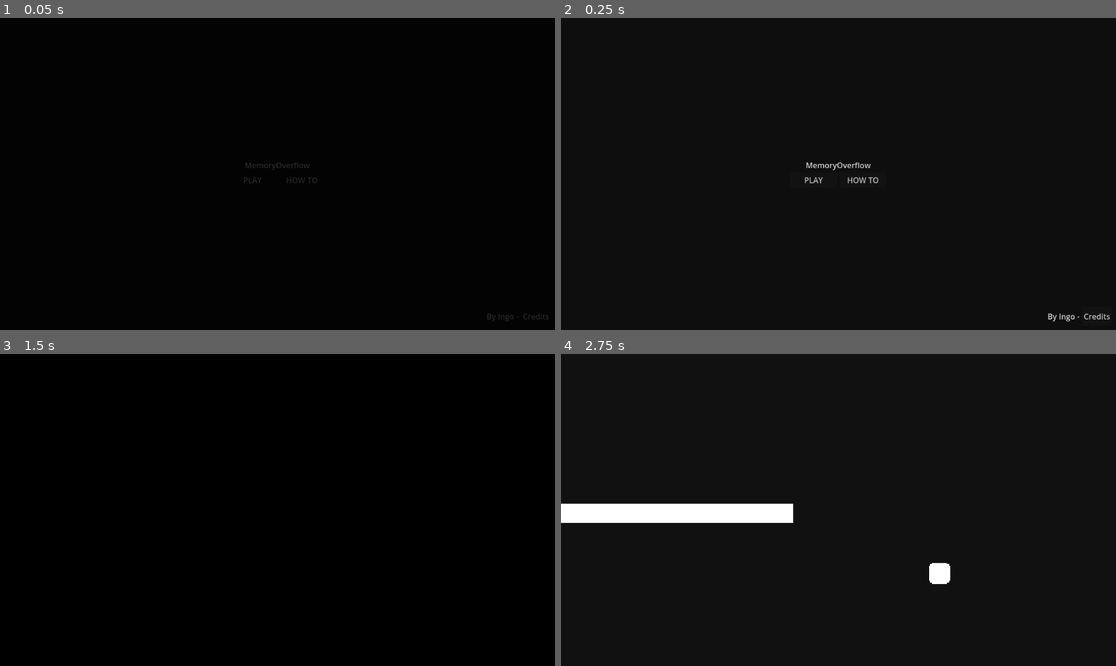
Above: before the commit, frames 1-4 (two rows, left to right).
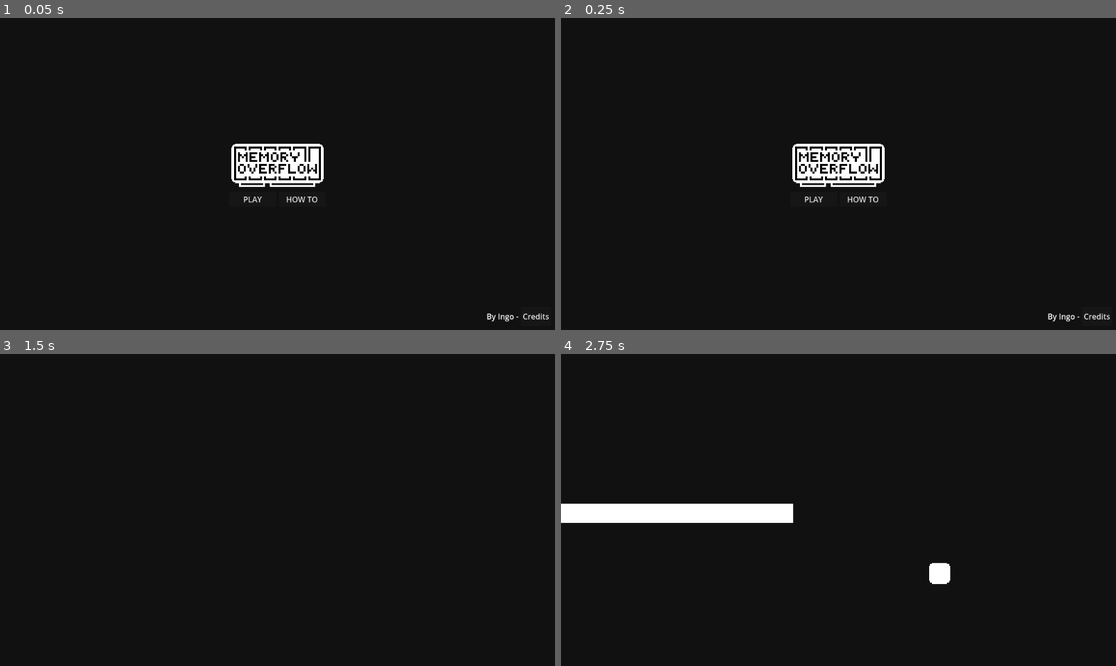
Above: after the commit, the same moments.

Repository: Inglan/MemoryOverflow
Game: Godot game, scene res://scenes/ui.tscn
Same seed, same stepped clock (60 frames per second), same inputs: the game is played once before the commit and once after it.
Inputs:
- Up to frame 1 (0.05 s): no input
- Up to frame 2 (0.25 s): no input
- Up to frame 3 (1.5 s): click "PLAY" at 0.5 s; tap Enter at 1.25 s; hold Right (right) from 1.28 s (still down)
- Up to frame 4 (2.75 s): keep holding Right (right); tap W (up) at 1.52, 2.27 s

The runs differ from the first frame. In frame 1, 2.0% of the frame differs, in the area x 41-99%, y 40-98%; in frame 2, 1.9%; in frame 3, less than 0.1%; in frame 4, nothing differs.

Commit message:
Add logo to ui

Diff:
--- a/scenes/ui.tscn
+++ b/scenes/ui.tscn
@@ -1,5 +1,6 @@
-[gd_scene load_steps=6 format=3 uid="uid://mrxhcem63be5"]
-
+[gd_scene load_steps=7 format=3 uid="uid://mrxhcem63be5"]
+
+[ext_resource type="Texture2D" uid="uid://cws64ad4fqedo" path="res://logo.png" id="2_f8g5c"]
 [ext_resource type="Script" path="res://scripts/ui.gd" id="3_bncij"]
 
 [sub_resource type="Animation" id="Animation_tsnyx"]
@@ -66,6 +67,7 @@
 script = ExtResource("3_bncij")
 
 [node name="CanvasLayer" type="CanvasLayer" parent="."]
+visible = false
 
 [node name="ColorRect" type="ColorRect" parent="CanvasLayer"]
 anchors_preset = 15
@@ -106,10 +108,10 @@
 grow_horizontal = 2
 grow_vertical = 2
 
-[node name="Label" type="Label" parent="Title/VBoxContainer"]
-layout_mode = 2
-text = "MemoryOverflow"
-horizontal_alignment = 1
+[node name="TextureRect" type="TextureRect" parent="Title/VBoxContainer"]
+layout_mode = 2
+texture = ExtResource("2_f8g5c")
+expand_mode = 5
 
 [node name="HBoxContainer" type="HBoxContainer" parent="Title/VBoxContainer"]
 layout_mode = 2
